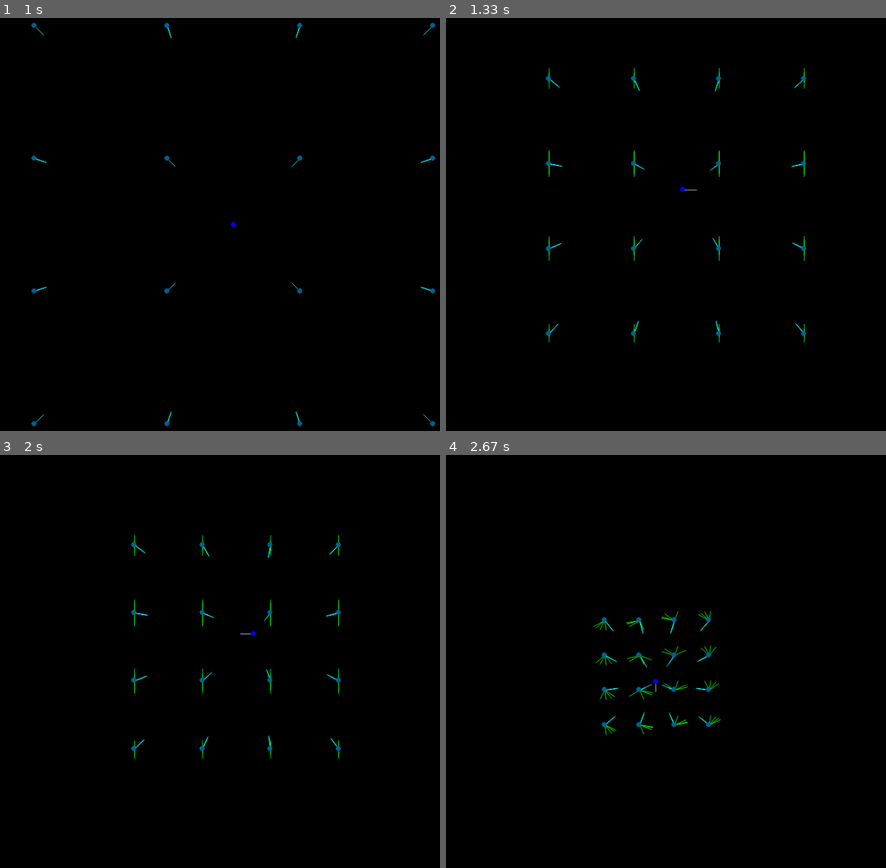
Above: before the commit, frames 1-4 (two rows, left to right).
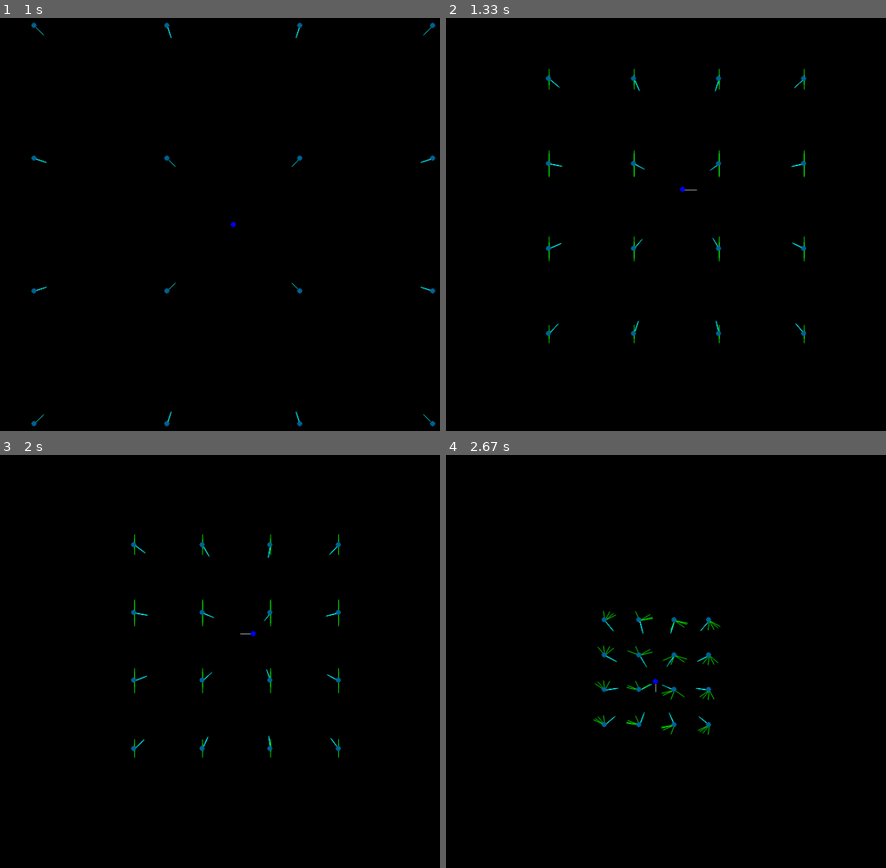
Above: after the commit, the same moments.

Repository: DarkShadow4/Python
Game: pygame game, started from Python 3/PyGame/carga_en_mov(E+B)/simulacion_campos3D.py
The game is run twice, just before and just after one commit, with the same random seed, the same clock (stepped at 60 frames per second) and the same inputs.
Inputs:
- Up to frame 1 (1 s): hold Right 0.33-0.8 s; hold Up from 0.83 s (still down); hold W from 0.83 s (still down); tap Right Ctrl at 0.9 s; tap Shift at 0.98 s
- Up to frame 2 (1.33 s): release Up at 1.13 s; release W at 1.13 s; hold Right from 1.17 s (still down); hold D from 1.17 s (still down); tap Right Ctrl at 1.23 s; tap Right Shift at 1.32 s
- Up to frame 3 (2 s): release Right at 1.63 s; release D at 1.63 s; hold Left from 1.67 s (still down); hold A from 1.67 s (still down); tap Right Ctrl at 1.73 s
- Up to frame 4 (2.67 s): tap Right Ctrl at 2.03, 2.3, 2.63 s; release Left at 2.2 s; release A at 2.2 s; hold Down 2.23-2.53 s; hold S 2.23-2.53 s; tap Shift at 2.38 s; hold Left from 2.57 s (still down); hold A from 2.57 s (still down)

Frame 1 is identical in both runs. In frame 2, less than 0.1% of the frame differs, in the area x 23-82%, y 11-79%; in frame 3, less than 0.1%; in frame 4, 0.9%, in the area x 33-63%, y 37-68%.

Commit message:
Update simulacion_campos3D.py
q*vxr en vez de q*rxv

Diff:
--- a/Python 3/PyGame/carga_en_mov(E+B)/simulacion_campos3D.py
+++ b/Python 3/PyGame/carga_en_mov(E+B)/simulacion_campos3D.py
@@ -183,7 +183,7 @@
         for node in self.nodes:
             radio = Vec_A2B(node, vect_end)
             start = structures_3D.Node(node.x, node.y, node.z)
-            vector = q__v1xv2(radio, velocidad, carga)
+            vector = q__v1xv2(velocidad, radio, carga)
             end = structures_3D.Node(start.x+vector.ux, start.y+vector.uy, start.z+vector.uz)
             edge = structures_3D.Edge(start, end)
             self.edges.append(edge)
